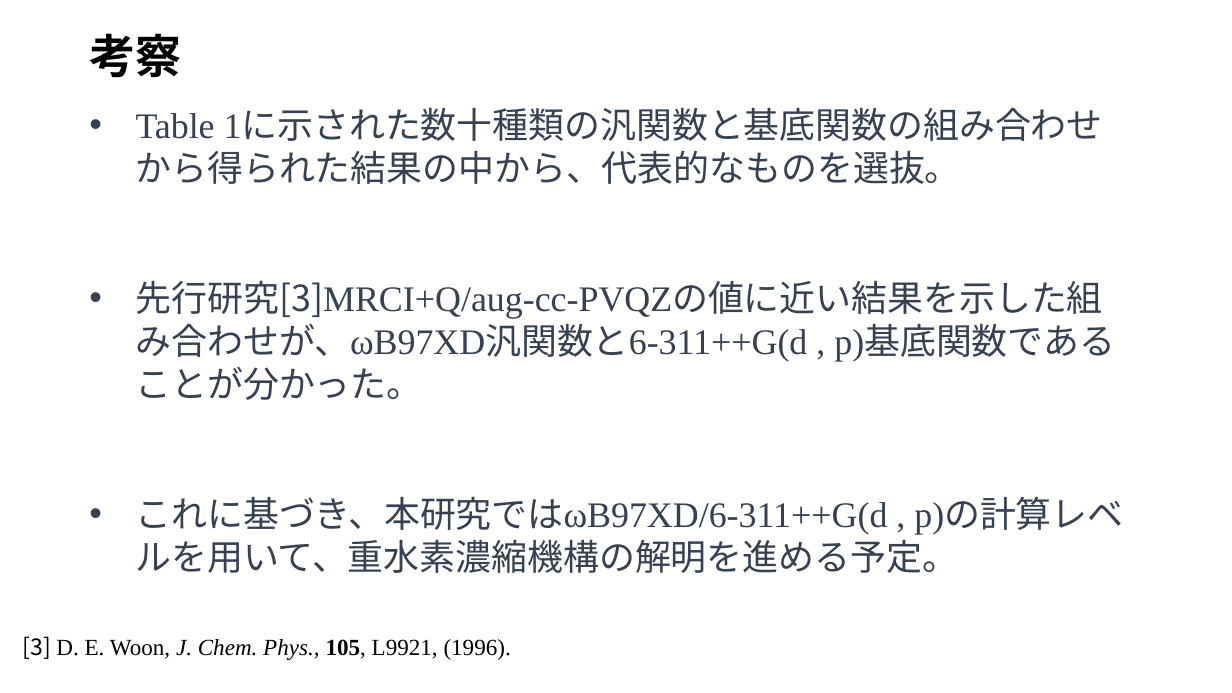
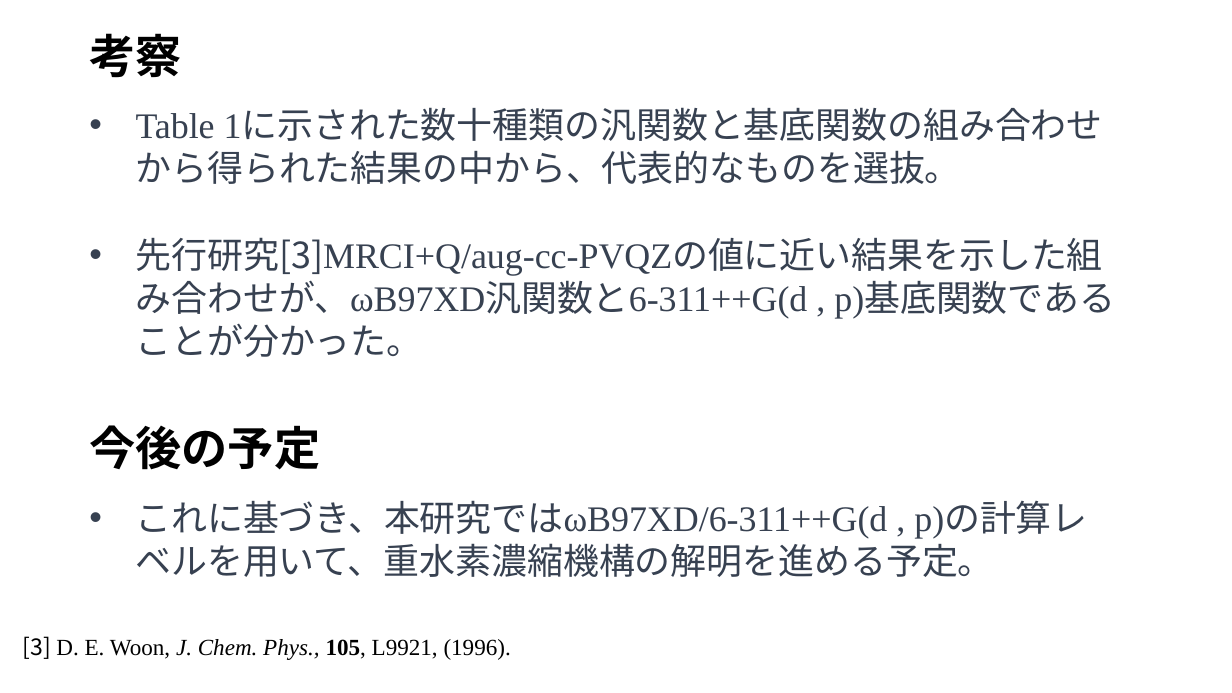
Before and after one commit to tabiseal/Qpcdata, a slide deck: slide 9 of 20231209.pptx. Drawn at 1232x693 pixels with LibreOffice and Linux fonts; fonts in the diff are those of the drawing. Boxes give left, top, right and bottom in pixels: in the first picture for what was removed or moved away, otherwise in the second. Text is boxed around its words. In the diff, an @@ line names an element or a change of style, - is before the commit and + after.

```diff
--- a/20231209.pptx
+++ b/20231209.pptx
@@ text added at (89,425,320,470), 36 pt, text #000000, bold @@
+今後の予定
@@ text added at (135,500,1087,577), 28 pt, text #374151 @@
+• これに基づき、本研究ではωB97XD/6-311++G(d , p)の計算レベルを用いて、重水素濃縮機構の解明を進める予定。
@@ text at (136,496,1123,573): paragraph removed @@
-• これに基づき、本研究ではωB97XD/6-311++G(d , p)の計算レベルを用いて、重水素濃縮機構の解明を進める予定。
```
Also in this commit, not shown: 1 other slide changed.
